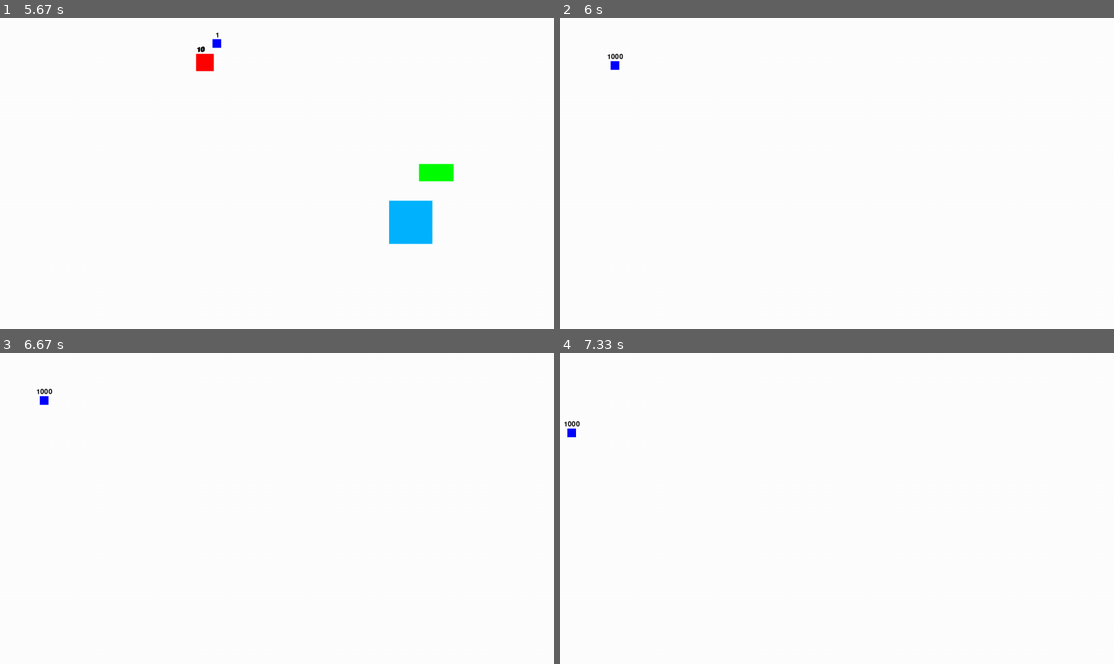
Above: before the commit, frames 1-4 (two rows, left to right).
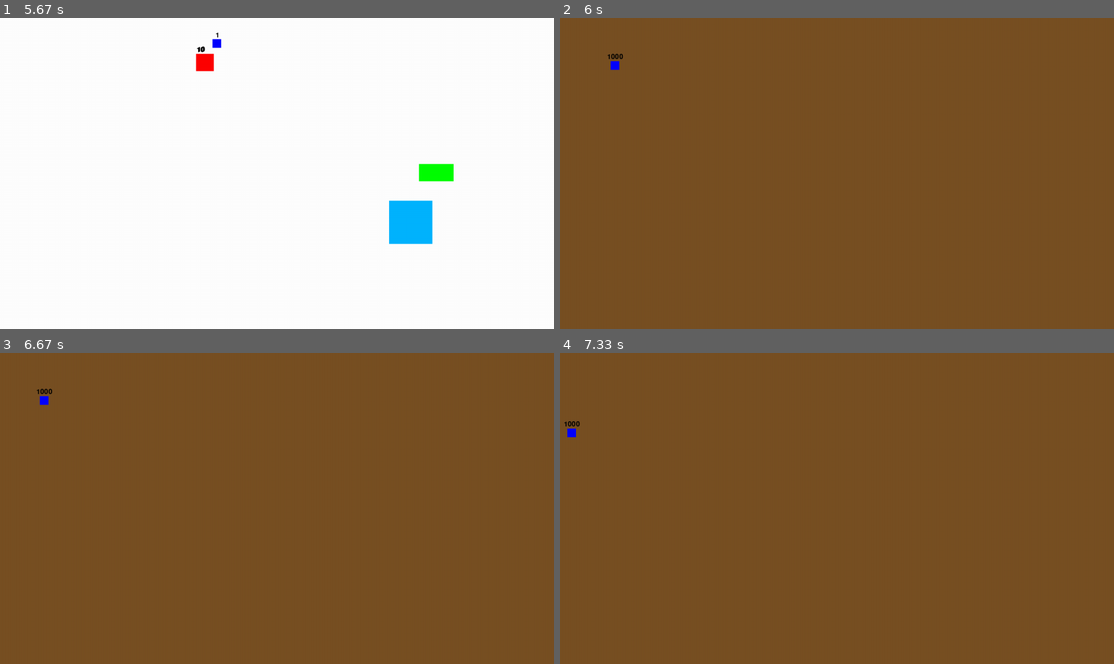
Above: after the commit, the same moments.

Repository: raphaeldupoux2/Jeux_video_pygame
Game: pygame game, started from main.py
Same seed, same stepped clock (60 frames per second), same inputs: the game is played once before the commit and once after it.
Inputs:
- Up to frame 1 (5.67 s): hold Right 0.33-0.8 s; hold Up 0.83-1.13 s; hold Right 1.17-1.63 s; hold Left 1.67-2.2 s; hold Down 2.23-2.53 s; hold Left 2.57-2.97 s; hold Up 3-3.37 s; hold Right 3.4-4.03 s; hold Down 4.07-4.43 s; hold Right 4.47-4.93 s; hold Right 4.97-5.43 s; hold Up from 5.47 s (still down)
- Up to frame 2 (6 s): release Up at 5.77 s; hold Right from 5.8 s (still down)
- Up to frame 3 (6.67 s): release Right at 6.27 s; hold Left from 6.3 s (still down)
- Up to frame 4 (7.33 s): release Left at 6.83 s; hold Down 6.87-7.17 s; hold Left from 7.2 s (still down)

Frame 1 is identical in both runs. In frame 2, 100% of the frame differs, in the area x 0-100%, y 0-100%; in frame 3, 100%; in frame 4, 100%.

Commit message:
couleur caca pour le paradis des bouseux

Diff:
--- a/game_instance.py
+++ b/game_instance.py
@@ -1,11 +1,14 @@
 import pygame
+
+WHITE = (255, 255, 255)
 
 
 class Game_instance:
-    def __init__(self, titre, width, hidth):
+    def __init__(self, titre, width=1280, hidth=720, color=WHITE):
         self.titre = titre
         self.width = width
         self.hidth = hidth
+        self.color = color
         self.win = pygame.display.set_mode((self.width, self.hidth))
         pygame.display.set_caption(self.titre)
         self.run = True
@@ -32,7 +35,7 @@
         self.win.blit(text, textRect)
 
     def draw_game(self):
-        self.win.fill((255, 255, 255))
+        self.win.fill(self.color)
         for source in self.source:
             pygame.draw.rect(self.win, (0, 180, 255), (source.x, source.y, self.size_sourceX, self.size_sourceY))
         for mechant in self.mechant:
--- a/main.py
+++ b/main.py
@@ -7,6 +7,8 @@
 from mechant import Mechant
 from buisson import Buisson
 from source import Source
+
+BROWN = (120, 80, 35)
 
 pygame.init()
 clock = pygame.time.Clock()
@@ -46,14 +48,14 @@
 
 if __name__ == '__main__':
 
-    game = Game_instance("Squarey", 1280, 720)
+    game = Game_instance("Squarey")
     parametre_game(game)
 
     print("start")
     while game.run:
         run(game)
 
-    paradis = Game_instance("Paradis des Bouseux", 1280, 720)
+    paradis = Game_instance("Paradis des Bouseux", color=BROWN)
     parametre_paradis(paradis)
     while paradis.run:
         run(paradis)
